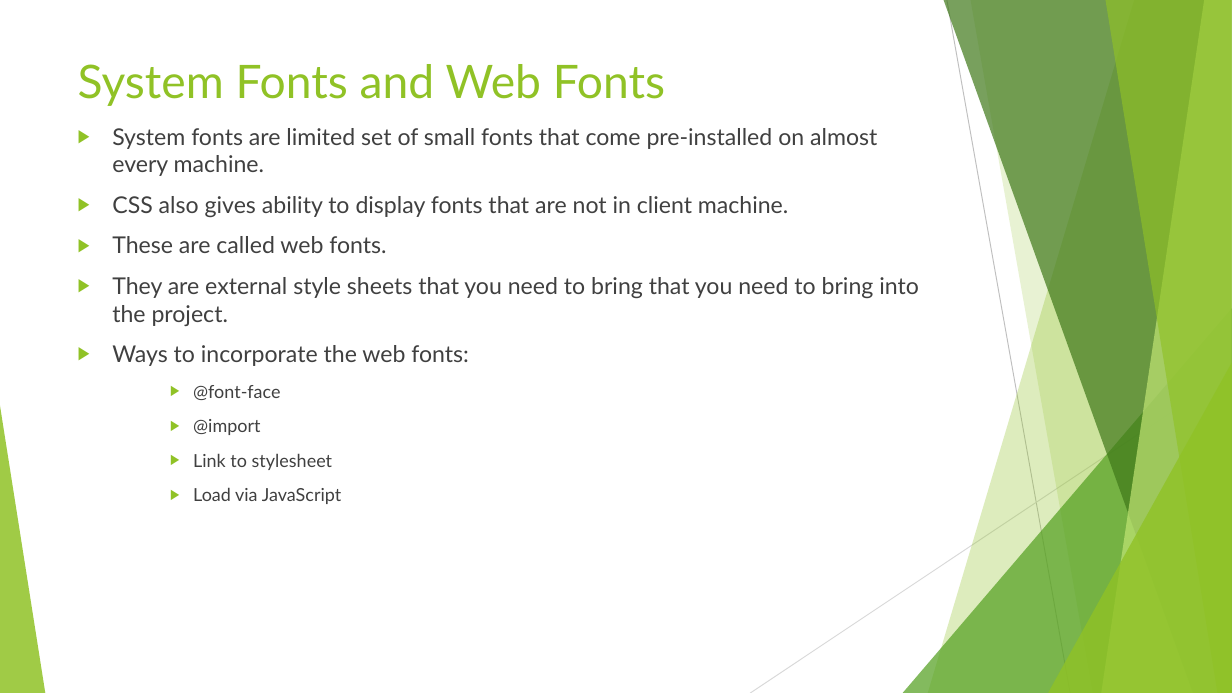
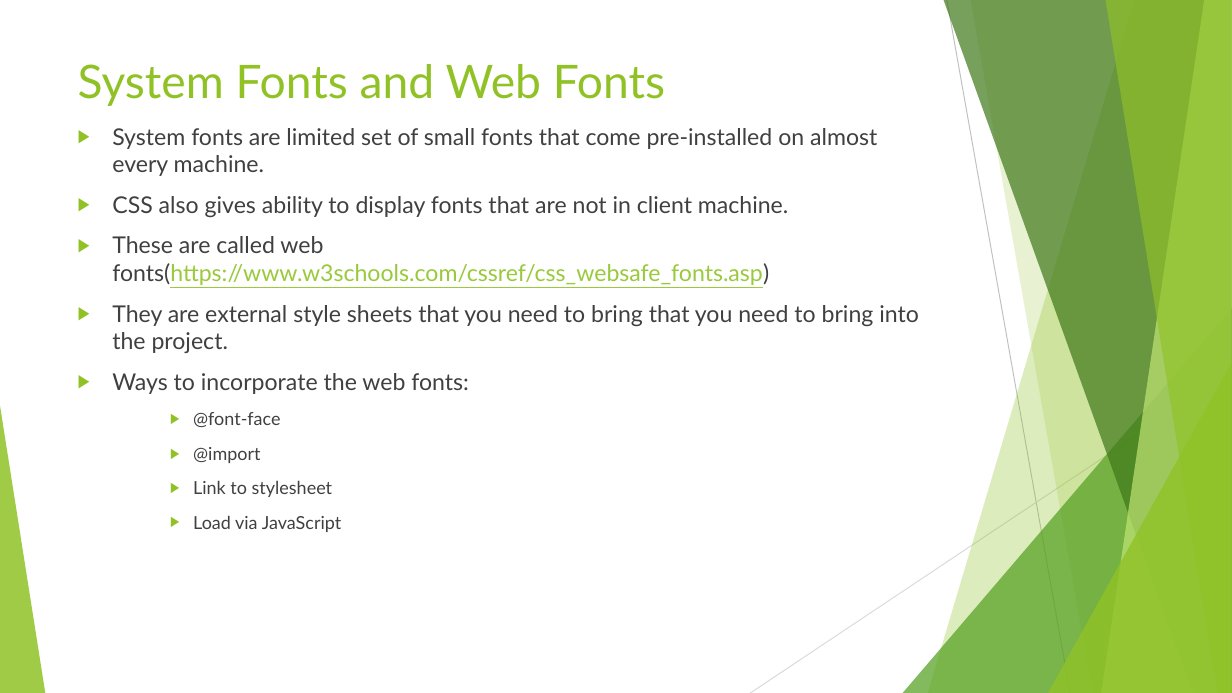
Before and after one commit to anumsh/Introduction-To-CSS, a slide deck: slide 23 of Introduction-to-CSS.pptx. Drawn at 1232x693 pixels with LibreOffice and Linux fonts; fonts in the diff are those of the drawing. Boxes give left, top, right and bottom in pixels: in the first picture for what was removed or moved away, otherwise in the second. Text is boxed around its words. In the diff, an @@ line names an element or a change of style, - is before the commit and + after.

```diff
--- a/Introduction-to-CSS.pptx
+++ b/Introduction-to-CSS.pptx
@@ text at box(112, 236, 769, 285): text changed; text colour #404040 to #99CA3C @@
-▶ These are called web fonts.
+▶ These are called web fonts(https://www.w3schools.com/cssref/css_websafe_fonts.asp)
```
Also in this commit, not shown: 5 slides added, 1 slide removed.
